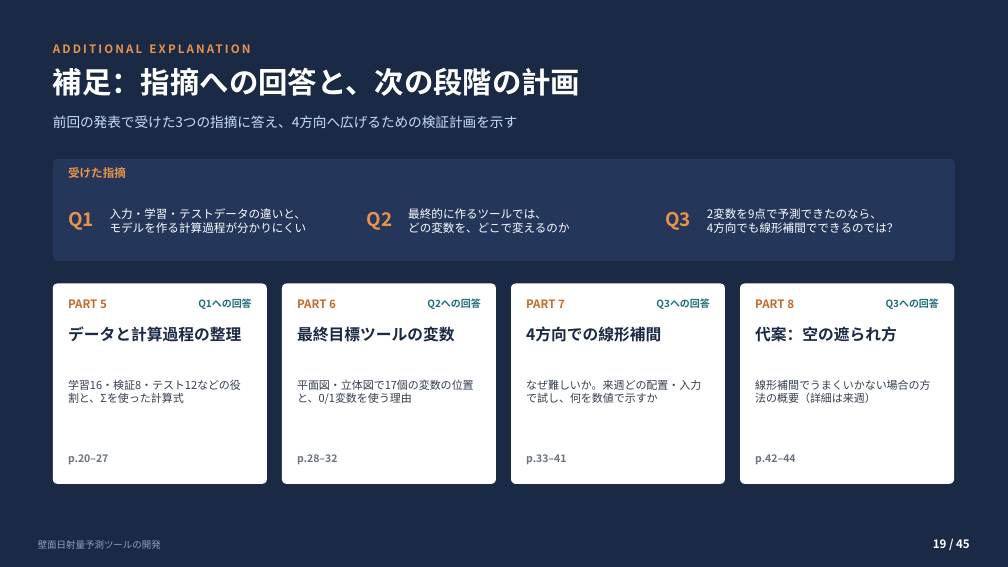
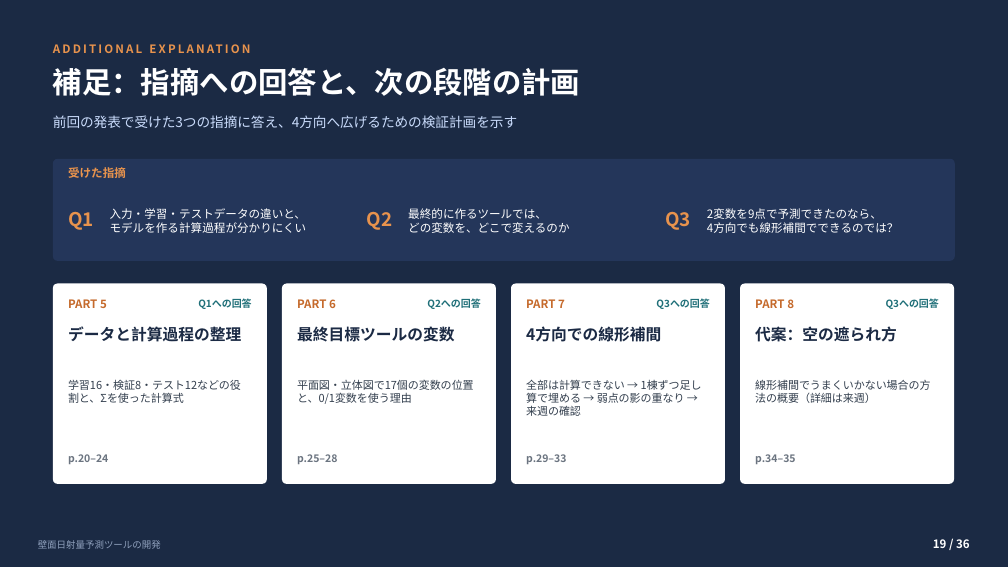
Before and after one commit to koyoy1016-gif/koyo1016, a slide deck: slide 19 of slides/壁面日射量予測ツールの開発_補足付き.pptx. Drawn at 1008x567 pixels with LibreOffice and Linux fonts; fonts in the diff are those of the drawing. Boxes give left, top, right and bottom in pixels: in the first picture for what was removed or moved away, otherwise in the second. Text is boxed around its words. In the diff, an @@ line names an element or a change of style, - is before the commit and + after.

```diff
--- a/slides/壁面日射量予測ツールの開発_補足付き.pptx
+++ b/slides/壁面日射量予測ツールの開発_補足付き.pptx
@@ text at [526, 380, 685, 416]: text changed @@
-なぜ難しいか。来週どの配置・入力で試し、何を数値で示すか
+全部は計算できない → 1棟ずつ足し算で埋める → 弱点の影の重なり → 来週の確認
@@ text at [68, 454, 108, 464]: text changed @@
-p.20–27
+p.20–24
@@ text at [297, 454, 337, 464]: text changed @@
-p.28–32
+p.25–28
@@ text at [526, 454, 566, 464]: text changed @@
-p.33–41
+p.29–33
@@ text at [755, 454, 795, 464]: text changed @@
-p.42–44
+p.34–35
@@ text at [933, 539, 970, 548]: text changed @@
-19 / 45
+19 / 36
```
Also in this commit, not shown: 32 other slides changed, 3 slides added, 12 slides removed, 1 other file.
